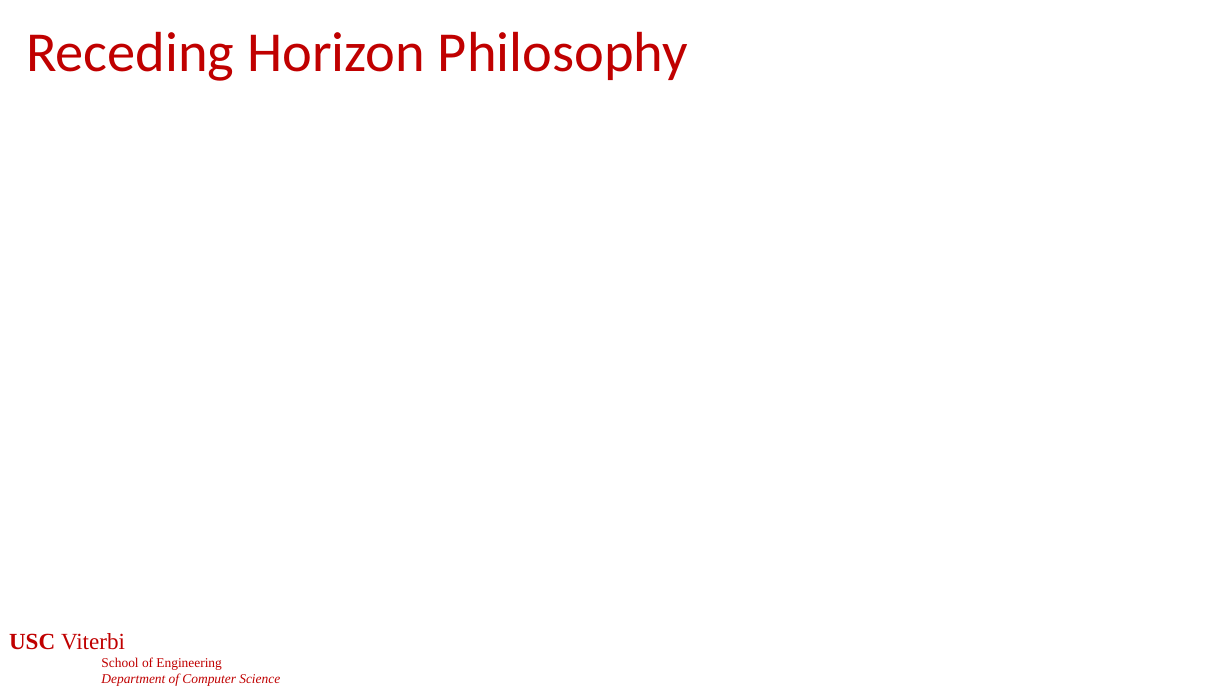
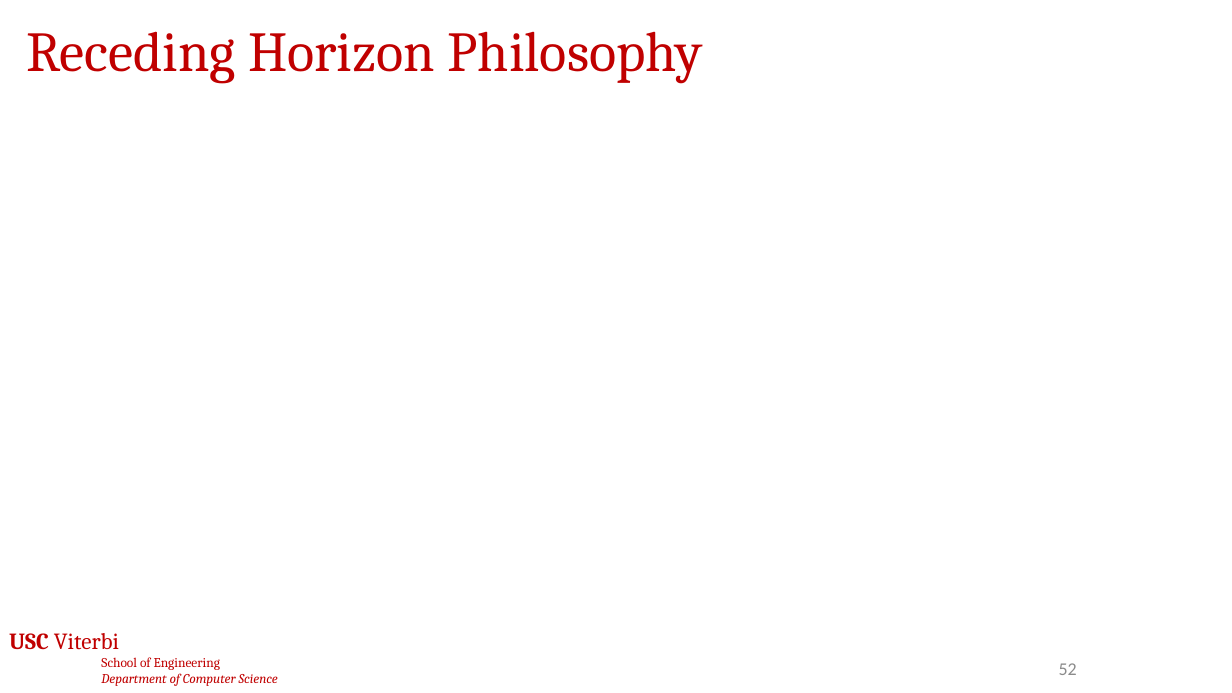
Before and after one commit to jdeshmukh/jdeshmukh.github.io, a slide deck: slide 52 of teaching/cs513-autocps-fall-2026/slides/5-Control.pptx. Drawn at 1232x693 pixels with LibreOffice and Linux fonts; fonts in the diff are those of the drawing; grey boxes stand for pictures; background and template pictures are left out. Boxes give left, top, right and bottom in pixels: in the first picture for what was removed or moved away, otherwise in the second. Text is boxed around its words. In the diff, an @@ line names an element or a change of style, - is before the commit and + after.

```diff
--- a/teaching/cs513-autocps-fall-2026/slides/5-Control.pptx
+++ b/teaching/cs513-autocps-fall-2026/slides/5-Control.pptx
@@ title "Receding Horizon Philosophy" at [26, 31, 703, 83]: font Calibri to Cambria @@
@@ text "USC Viterbi" at [9, 633, 278, 686]: font Times New Roman to Cambria @@
@@ page number added at [1059, 663, 1077, 675], 14 pt, text #8C8C8C @@
+52
```
Also in this commit, not shown: 72 other slides changed, 1 other file.
